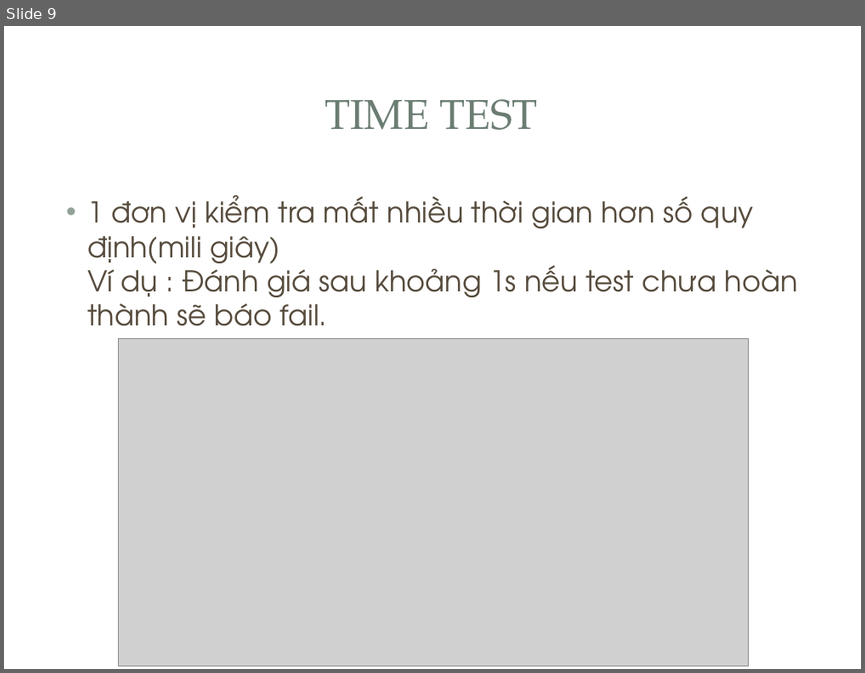
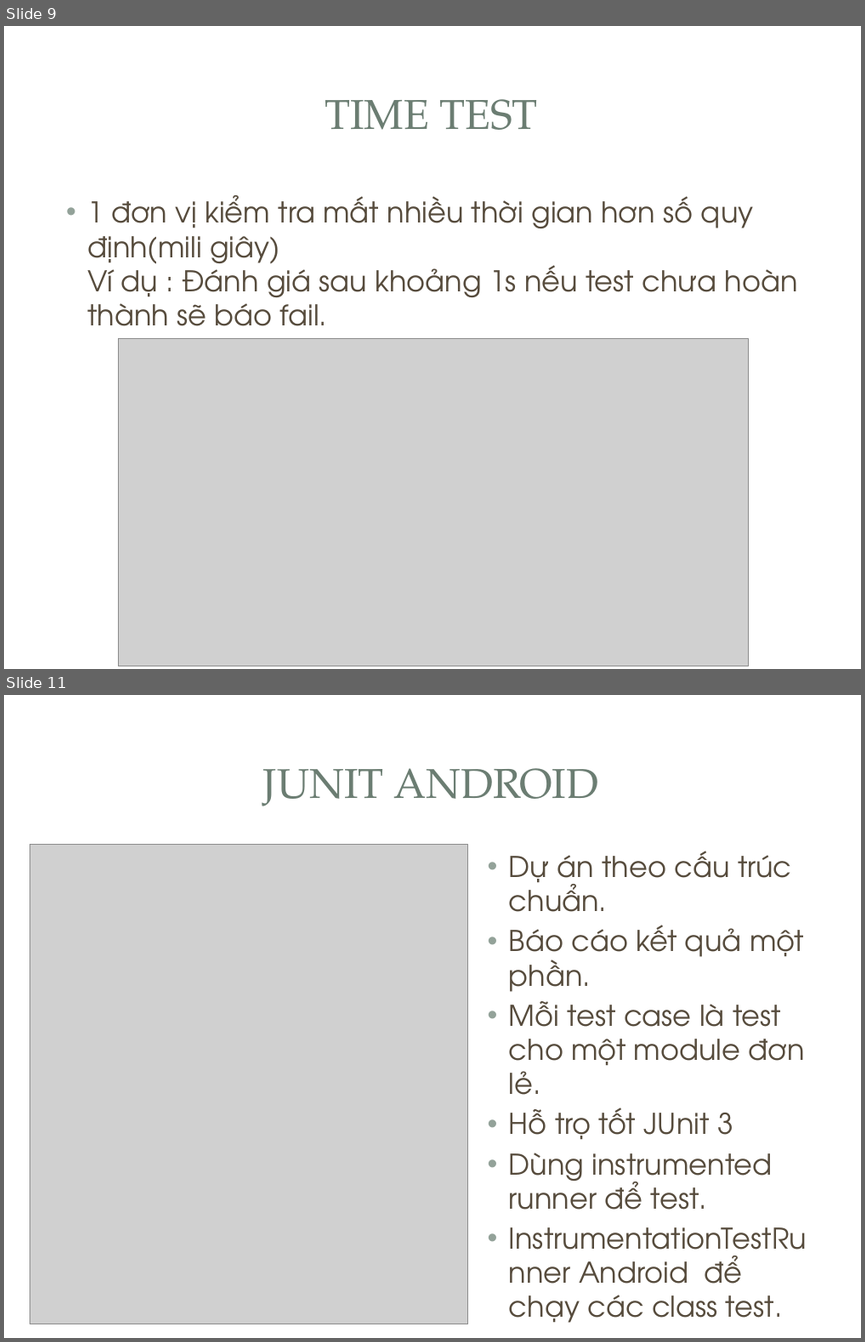
Before and after one commit to fordream/docs, a slide deck: test-junit/junit.pptx. Shown one above the other, each under a label of ours: slide 9 before the commit, slides 9 and 11 after it; the slides between them are not shown. The pictures are 865x673 and 865x1342 pixels, drawn with LibreOffice and Linux fonts; fonts in the diff are those of the drawing; grey boxes stand for pictures; background and template pictures are left out. Boxes give left, top, right and bottom in pixels: in the first picture for what was removed or moved away, otherwise in the second. Text is boxed around its words. In the diff, an @@ line names an element or a change of style, - is before the commit and + after.

```diff
--- a/test-junit/junit.pptx
+++ b/test-junit/junit.pptx
@@ slide 11 added at (4,695,861,1338), background picture (left out); not listed: 3 template elements that a slide beside it also shows @@
@@ title added at (263,768,599,806), 35 pt, text #6B7D72 @@
+JUNIT ANDROID
@@ picture added at (30,845,468,1324) @@
@@ text added at (509,851,805,1322), 24 pt, text #564B3C @@
+• Dự án theo cấu trúc chuẩn.
+• Báo cáo kết quả một phần.
+• Mỗi test case là test cho một module đơn lẻ.
+• Hỗ trọ tốt JUnit 3
+• Dùng instrumented runner để test.
+• InstrumentationTestRunner Android để chạy các class test.
```
Also in this commit, not shown: 6 other slides added.
